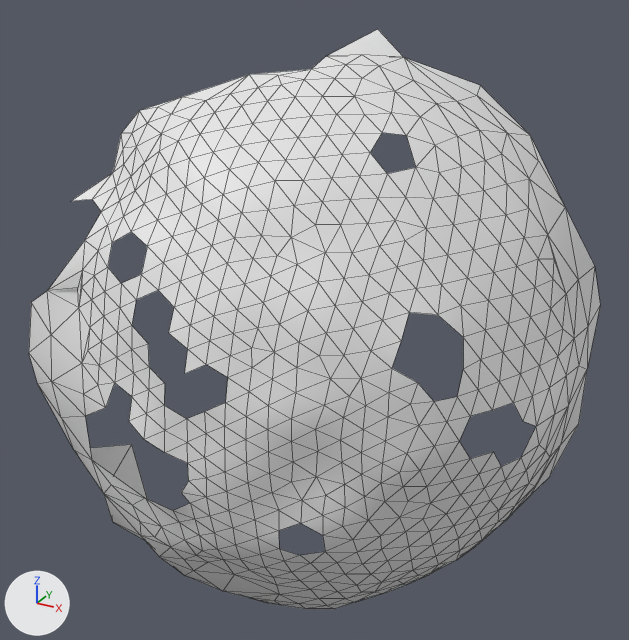
Before and after pictures for a commit that changed the OBJ model res/final/onecam_fullvolume/07/cleanedup/FullVolium.000355.obj.
Before and after are seen from a camera (50 mm lens) standing at (-540.1, 361.4, 469.1) and looking at (-635.5, 534.8, 382.4). The axes (+X, +Y, +Z) are drawn at lower left. The lights are the same throughout. Mesh edges are drawn as thin lines. Where no turn or scale is listed for an object, it has been applied to the vertices.

In view in the first picture: 'FullVolium.000355'.
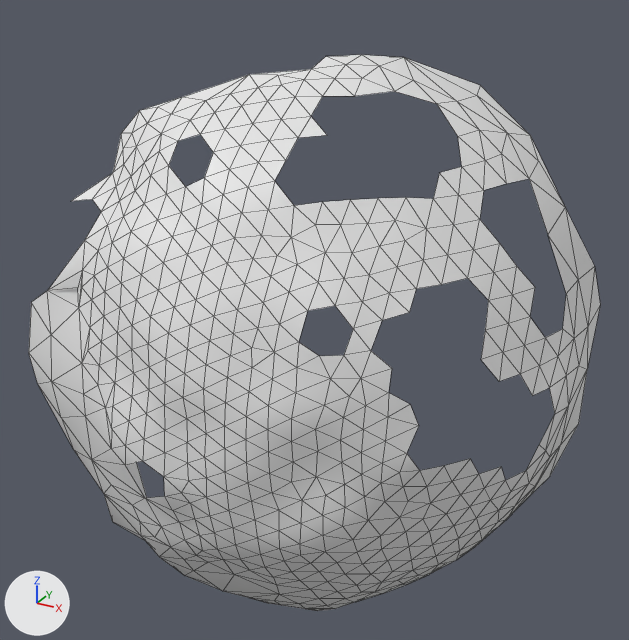
Location of each change, (x1, y1, x2, y2) in pixels of the pictures (629 x 640 px):
'FullVolium.000355', reshaped: before (29, 29, 600, 609); after (29, 55, 600, 611)
part 1 of me_fullvolium_000355, cut back: before (169, 29, 566, 480); after (85, 232, 325, 555)

What changed in the scene script:
```text
Change me_fullvolium_000355:
    used by ob_fullvolium_000355; location = (0.0, 0.0, 0.0)
    remove me_fullvolium_000355.from_pydata(...)  # 519 vertices, 945 faces; spans x -690.0..-575.0, y 483.0..580.0, z 296.0..448.0
    add me_fullvolium_000355.from_pydata(...)  # 489 vertices, 881 faces; spans x -690.0..-575.0, y 482.0..580.0, z 296.0..444.0
    me_fullvolium_000355 part 1
    45 vertices are removed from x -650.0..-578.0, y 500.0..569.0, z 362.0..448.0
    130 faces are deleted
    14 vertices are added at x -657.0..-617.0, y 482.0..494.0, z 349.0..408.0
    59 new faces join them
```
